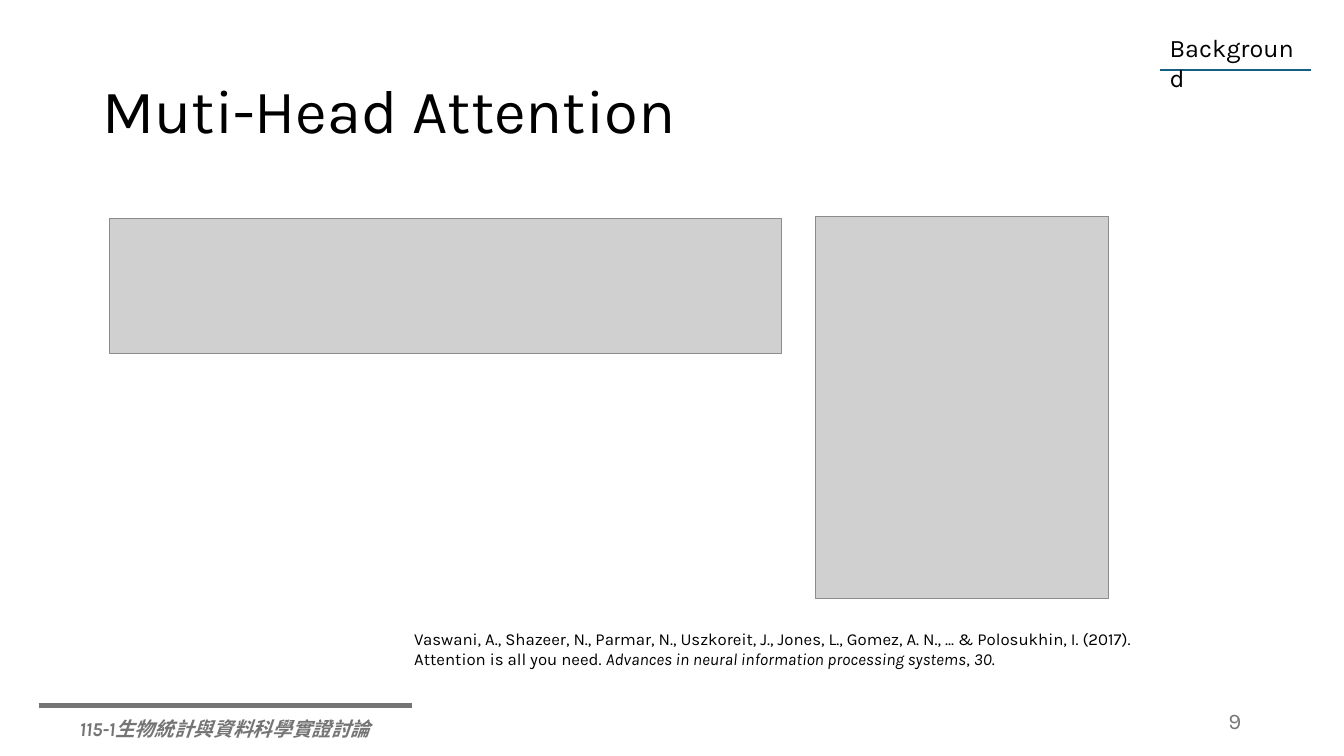
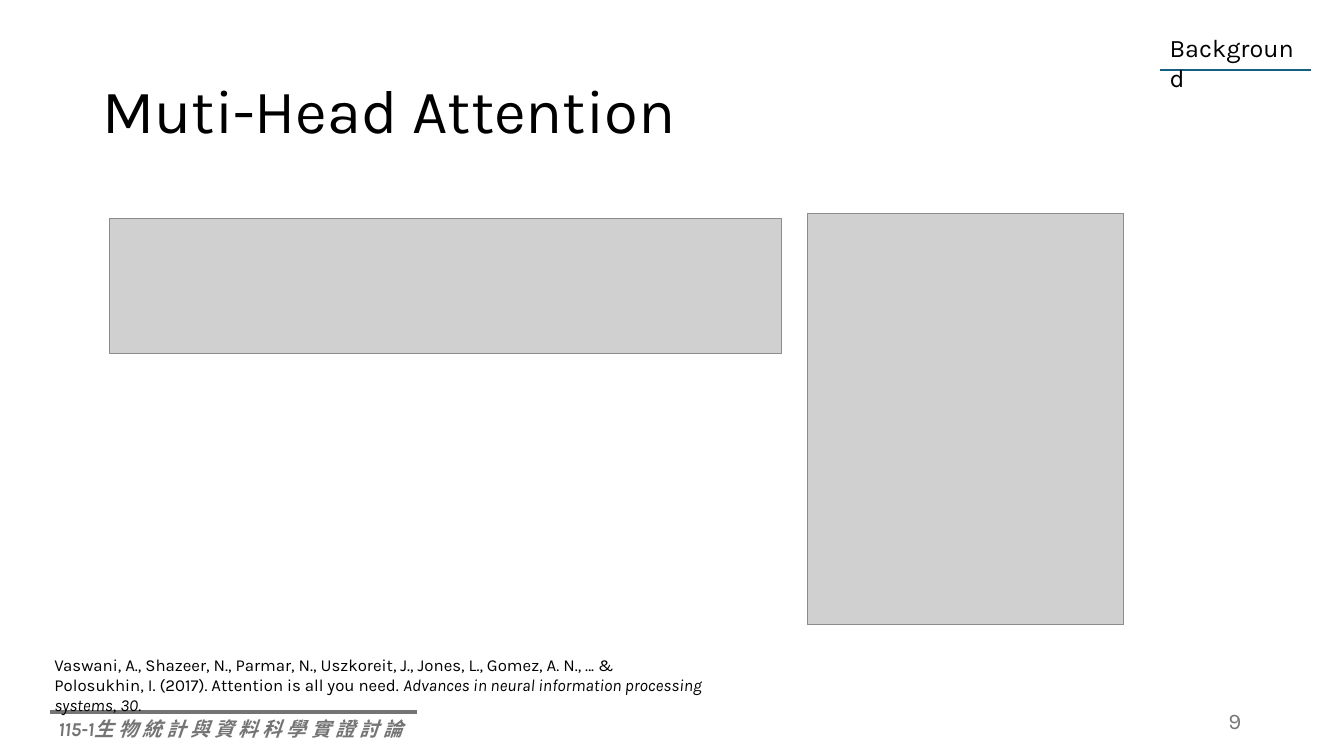
Before and after one commit to Lai-jun-yan/Deep_glm, a slide deck: slide 9 of seminar/Fusing global attention and self-attention for better performance and.pptx. Drawn at 1344x756 pixels with LibreOffice and Linux fonts; fonts in the diff are those of the drawing; grey boxes stand for pictures. Boxes give left, top, right and bottom in pixels: in the first picture for what was removed or moved away, otherwise in the second. Text is boxed around its words. In the diff, an @@ line names an element or a change of style, - is before the commit and + after.

Commit message:
做完Global attention layer的介紹

```diff
--- a/seminar/Fusing global attention and self-attention for better performance and.pptx
+++ b/seminar/Fusing global attention and self-attention for better performance and.pptx
@@ picture: place and size @@
-picture at (816,217,1109,599)
+picture at (809,213,1124,624)
@@ text "Vaswani, A., Shazeer, N., Parmar, ..." rewrapped from (414,633,1131,669) to (54,659,702,714) @@
@@ line moved from (38, 706) - (411, 706) to (50, 712) - (417, 712) @@
@@ text at (58,719,403,738): spaces changed @@
-115-1生物統計與資料科學實證討論
+115-1生 物 統 計 與 資 料 科 學 實 證 討 論
```
Also in this commit, not shown: 10 other slides changed, 8 slides added, 4 slides removed.
